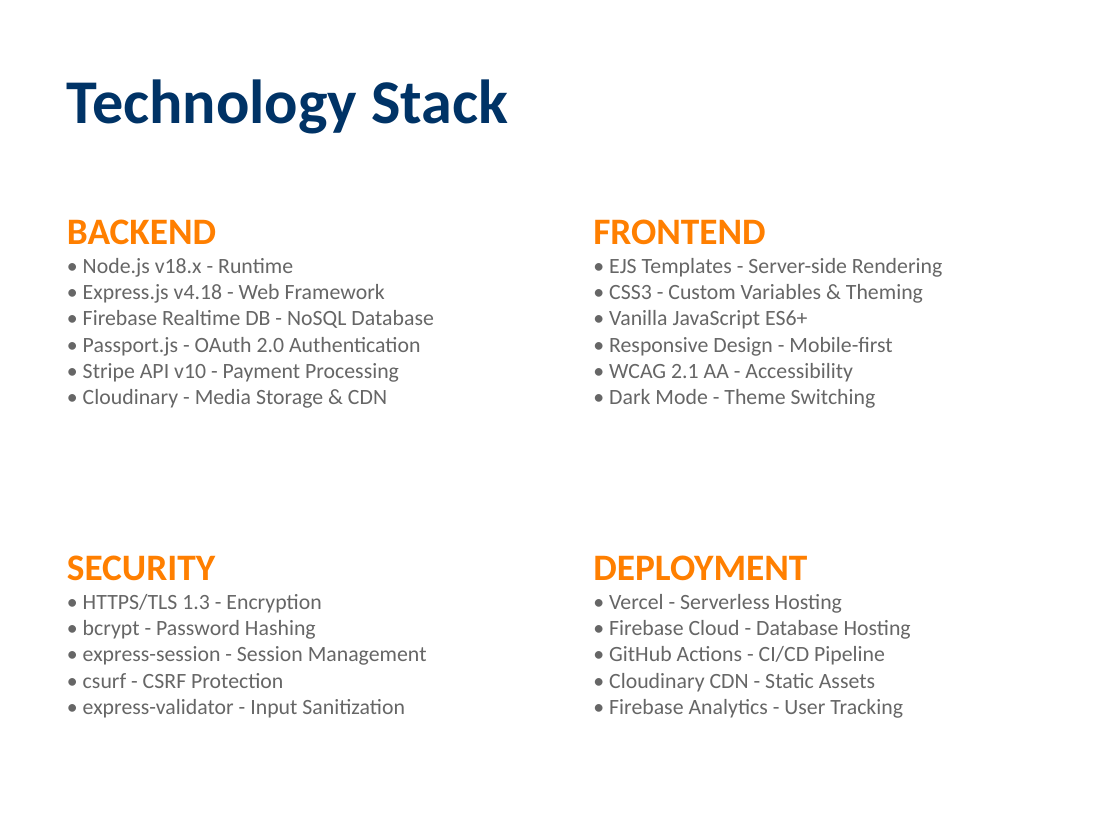
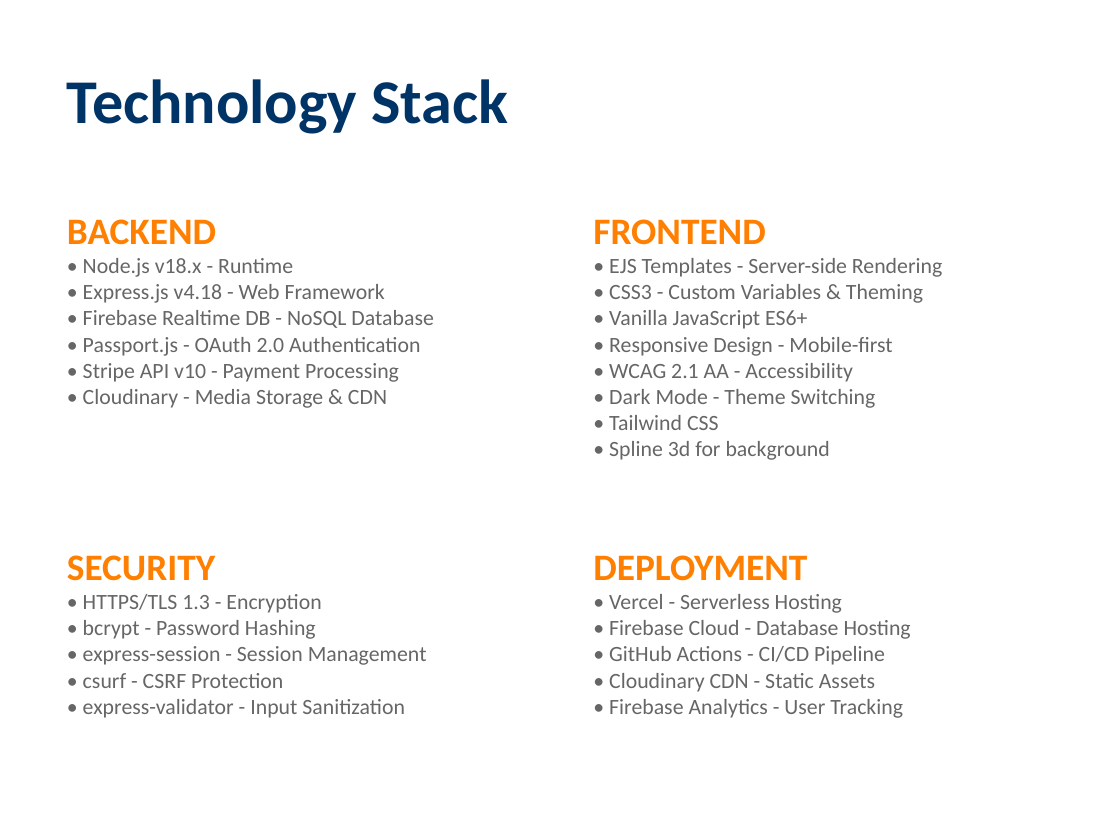
Before and after one commit to givhvy/FINAL-PROJECT, a slide deck: slide 6 of docs/academicreport/ppt/UniLearn_Presentation.pptx. Drawn at 1120x840 pixels with LibreOffice and Linux fonts; fonts in the diff are those of the drawing. Boxes give left, top, right and bottom in pixels: in the first picture for what was removed or moved away, otherwise in the second. Text is boxed around its words. In the diff, an @@ line names an element or a change of style, - is before the commit and + after.

Commit message:
Optimize code: Fix Spline mobile responsive, rename account->mylearning, deprecate student-dashboard, create optimization report

```diff
--- a/docs/academicreport/ppt/UniLearn_Presentation.pptx
+++ b/docs/academicreport/ppt/UniLearn_Presentation.pptx
@@ text at <box>609,415,830,460</box>: paragraphs added @@
+• Tailwind CSS
+• Spline 3d for background
```
Also in this commit, not shown: 1 other slide changed, 10 other files.
